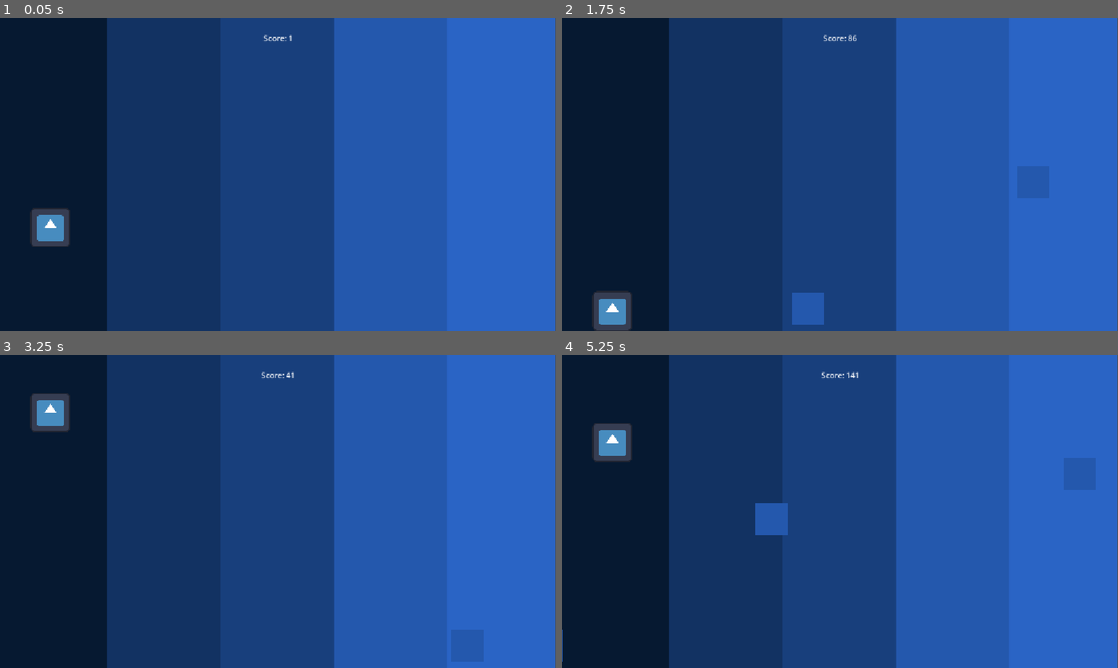
Above: before the commit, frames 1-4 (two rows, left to right).
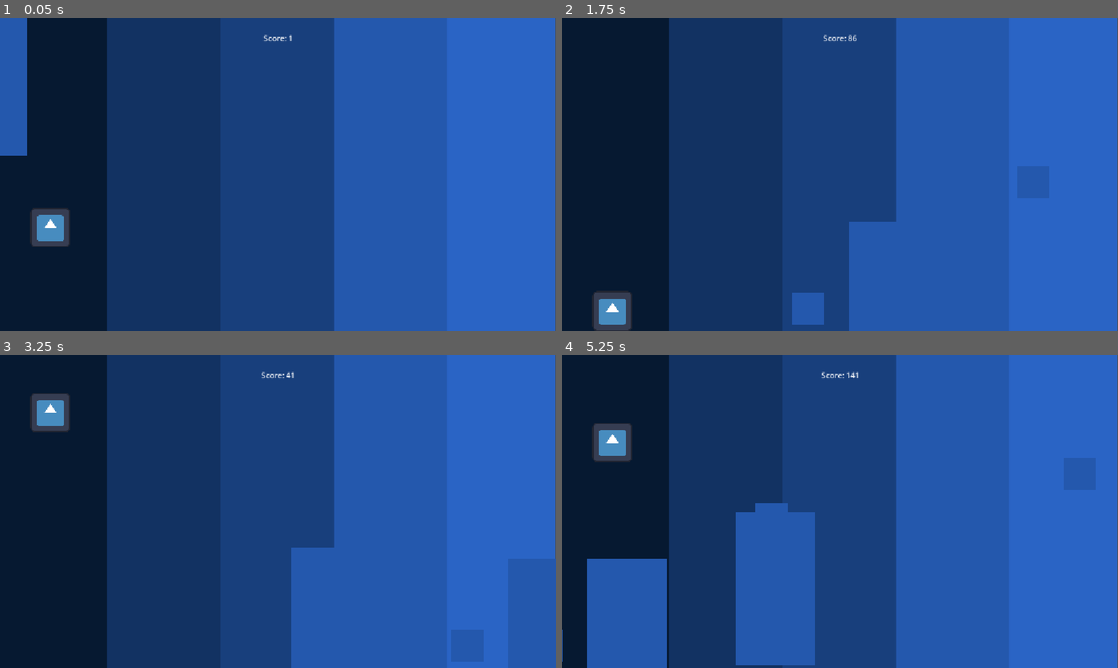
Above: after the commit, the same moments.

Repository: BaguetteLauncher31/Flow
Game: Godot game, scene res://node.tscn
Two runs of this game, one before a commit and one after it. Both use one fixed random seed, a clock stepped at 60 frames per second and the inputs below. The engine's default icon, where the game draws it, is replaced by a stand-in: a white triangle on a blue panel in a dark square.
Inputs (mouse positions are in pixels of both pictures, inside the frame that each line leads up to):
- Up to frame 1 (0.05 s): no input
- Up to frame 2 (1.75 s): tap Enter at 0.5 s; move the mouse to (962, 158) at 0.52 s; hold Right 0.53-1.28 s; tap Alt at 0.6 s; click (962, 158) at 0.67 s; tap Space at 1.25 s; move the mouse to (728, 190) at 1.27 s; hold S (down) from 1.28 s (still down); tap Shift at 1.35 s
- Up to frame 3 (3.25 s): move the mouse to (333, 442) at 2.02 s; release S (down) at 2.03 s; hold Right 2.03-2.78 s; tap Alt at 2.1 s; move the mouse to (250, 574) at 2.77 s; hold W (up) from 2.78 s (still down); tap Shift at 2.85 s; click (250, 574) at 2.92 s
- Up to frame 4 (5.25 s): move the mouse to (1006, 558) at 3.52 s; release W (up) at 3.53 s; hold Left 3.53-5.03 s; tap Alt at 3.6, 5.1 s; move the mouse to (673, 464) at 4.27 s; tap Shift at 4.35 s; move the mouse to (867, 511) at 5.02 s; hold S (down) from 5.03 s (still down); click (867, 511) at 5.17 s

The runs differ from the first frame. In frame 1, 2.1% of the frame differs, in the area x 0-5%, y 0-44%; in frame 2, 3.0%; in frame 3, 3.0%; in frame 4, 12%, in the area x 4-46%, y 50-100%.

Commit message:
added a randomness for the blocks, so now the game is technically infinite, but there are issues with their size and collision shape, will work on fixing those

Diff:
--- a/node.gd
+++ b/node.gd
@@ -1,11 +1,16 @@
 extends Node
 
+@export var obstacle_scene: PackedScene
+@export var player: CharacterBody2D
 
-# Called when the node enters the scene tree for the first time.
-func _ready() -> void:
-	pass # Replace with function body.
+var spawntimer: float = 0.0
 
+func _process(delta: float) -> void:
+	spawntimer += delta
+	if spawntimer >= 1.5:
+		spawntimer = 0.0
 
-# Called every frame. 'delta' is the elapsed time since the previous frame.
-func _process(delta: float) -> void:
-	pass
+		if obstacle_scene and player:
+			var obstacle = obstacle_scene.instantiate()
+			obstacle.global_position = Vector2(player.global_position.x + 800, randf_range(100, 500))
+			add_child(obstacle)
--- a/node.tscn
+++ b/node.tscn
@@ -2,6 +2,7 @@
 
 [ext_resource type="Script" uid="uid://dcpvwnj4fqftw" path="res://node.gd" id="1_sy5k4"]
 [ext_resource type="Script" uid="uid://dacsq6ems7l4q" path="res://player.gd" id="2_112p8"]
+[ext_resource type="PackedScene" uid="uid://bclbfs7ep2fd0" path="res://obstacle.tscn" id="2_l6pdb"]
 [ext_resource type="Script" uid="uid://c0i3p03oesqr1" path="res://camera_2d.gd" id="2_tda05"]
 [ext_resource type="Texture2D" uid="uid://dc7p74obpdky3" path="res://icon.svg" id="3_e2u21"]
 [ext_resource type="Texture2D" uid="uid://csxqe7ban8w6p" path="res://Screenshot 2026-10-10 173039.png" id="4_e2u21"]
@@ -14,8 +15,10 @@
 [sub_resource type="RectangleShape2D" id="RectangleShape2D_sbk8j"]
 size = Vector2(67, 66.5)
 
-[node name="Node" type="Node" unique_id=170336274]
+[node name="Node" type="Node" unique_id=170336274 node_paths=PackedStringArray("player")]
 script = ExtResource("1_sy5k4")
+obstacle_scene = ExtResource("2_l6pdb")
+player = NodePath("Player")
 
 [node name="Player" type="CharacterBody2D" parent="." unique_id=1390008914]
 position = Vector2(-6, 110)
@@ -121,3 +124,7 @@
 horizontal_alignment = 1
 script = ExtResource("7_qn3nj")
 player = NodePath("../../../Player")
+
+[node name="Node" type="Node" parent="." unique_id=1145212897]
+
+[node name="StaticBody2D" parent="Node" unique_id=1642122642 instance=ExtResource("2_l6pdb")]
--- /dev/null
+++ b/obstacle.tscn
@@ -0,0 +1,15 @@
+[gd_scene format=3 uid="uid://bclbfs7ep2fd0"]
+
+[ext_resource type="Texture2D" uid="uid://csxqe7ban8w6p" path="res://Screenshot 2026-10-10 173039.png" id="1_sl1jc"]
+
+[sub_resource type="RectangleShape2D" id="RectangleShape2D_6t334"]
+size = Vector2(33, 32)
+
+[node name="StaticBody2D" type="StaticBody2D" unique_id=1642122642]
+
+[node name="Sprite2D" type="Sprite2D" parent="." unique_id=473688136]
+texture = ExtResource("1_sl1jc")
+
+[node name="CollisionShape2D" type="CollisionShape2D" parent="." unique_id=1884420067]
+position = Vector2(-6.5, -6)
+shape = SubResource("RectangleShape2D_6t334")
